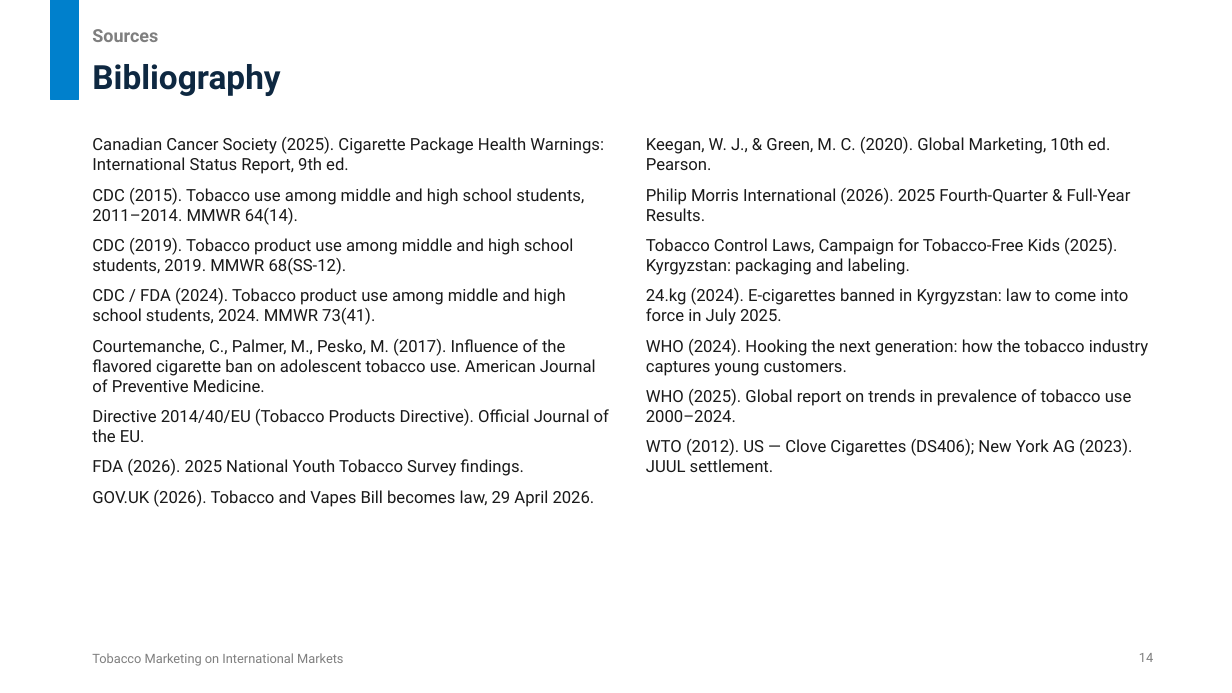
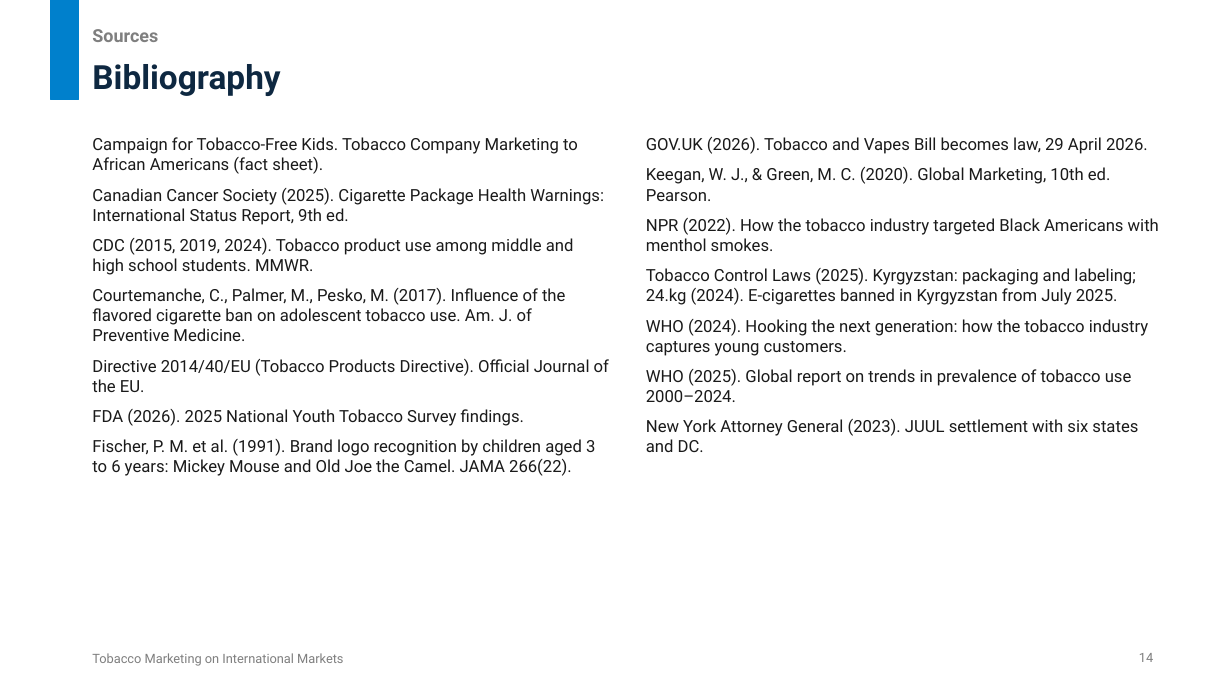
Before and after one commit to untitl333d/-frontend-slides, a slide deck: slide 14 of presentations/tobacco-marketing/Tobacco_Marketing_International_Markets.pptx. Drawn at 1232x693 pixels with LibreOffice and Linux fonts; fonts in the diff are those of the drawing. Boxes give left, top, right and bottom in pixels: in the first picture for what was removed or moved away, otherwise in the second. Text is boxed around its words. In the diff, an @@ line names an element or a change of style, - is before the commit and + after.

```diff
--- a/presentations/tobacco-marketing/Tobacco_Marketing_International_Markets.pptx
+++ b/presentations/tobacco-marketing/Tobacco_Marketing_International_Markets.pptx
@@ text at box(92, 137, 578, 174): paragraph added @@
+Campaign for Tobacco-Free Kids. Tobacco Company Marketing to African Americans (fact sheet).
@@ text at box(646, 137, 1148, 154): paragraph added @@
+GOV.UK (2026). Tobacco and Vapes Bill becomes law, 29 April 2026.
@@ text at box(92, 238, 574, 341): text changed @@
-CDC (2015). Tobacco use among middle and high school students, 2011–2014. MMWR 64(14).
-CDC (2019). Tobacco product use among middle and high school students, 2019. MMWR 68(SS-12).
-CDC / FDA (2024). Tobacco product use among middle and high school students, 2024. MMWR 73(41).
-Courtemanche, C., Palmer, M., Pesko, M. (2017). Influence of the flavored cigarette ban on adolescent tobacco use. American Journal of Preventive Medicine.
+CDC (2015, 2019, 2024). Tobacco product use among middle and high school students. MMWR.
+Courtemanche, C., Palmer, M., Pesko, M. (2017). Influence of the flavored cigarette ban on adolescent tobacco use. Am. J. of Preventive Medicine.
@@ text at box(646, 218, 1159, 305): text changed @@
-Philip Morris International (2026). 2025 Fourth-Quarter & Full-Year Results.
-Tobacco Control Laws, Campaign for Tobacco-Free Kids (2025). Kyrgyzstan: packaging and labeling.
-24.kg (2024). E-cigarettes banned in Kyrgyzstan: law to come into force in July 2025.
+NPR (2022). How the tobacco industry targeted Black Americans with menthol smokes.
+Tobacco Control Laws (2025). Kyrgyzstan: packaging and labeling; 24.kg (2024). E-cigarettes banned in Kyrgyzstan from July 2025.
@@ text at box(646, 419, 1138, 452): text changed @@
-WTO (2012). US — Clove Cigarettes (DS406); New York AG (2023). JUUL settlement.
+New York Attorney General (2023). JUUL settlement with six states and DC.
@@ text at box(92, 439, 595, 476): text changed @@
-GOV.UK (2026). Tobacco and Vapes Bill becomes law, 29 April 2026.
+Fischer, P. M. et al. (1991). Brand logo recognition by children aged 3 to 6 years: Mickey Mouse and Old Joe the Camel. JAMA 266(22).
```
Also in this commit, not shown: 8 other slides changed, 1 slide added, 1 slide removed, 2 other files.
